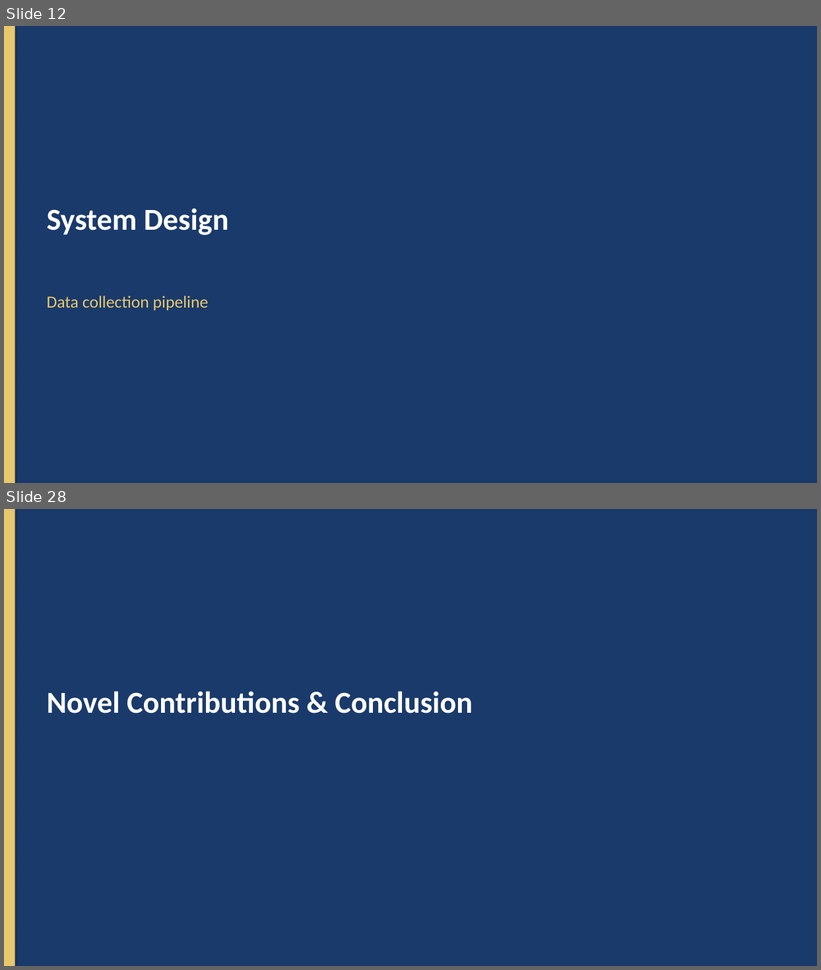
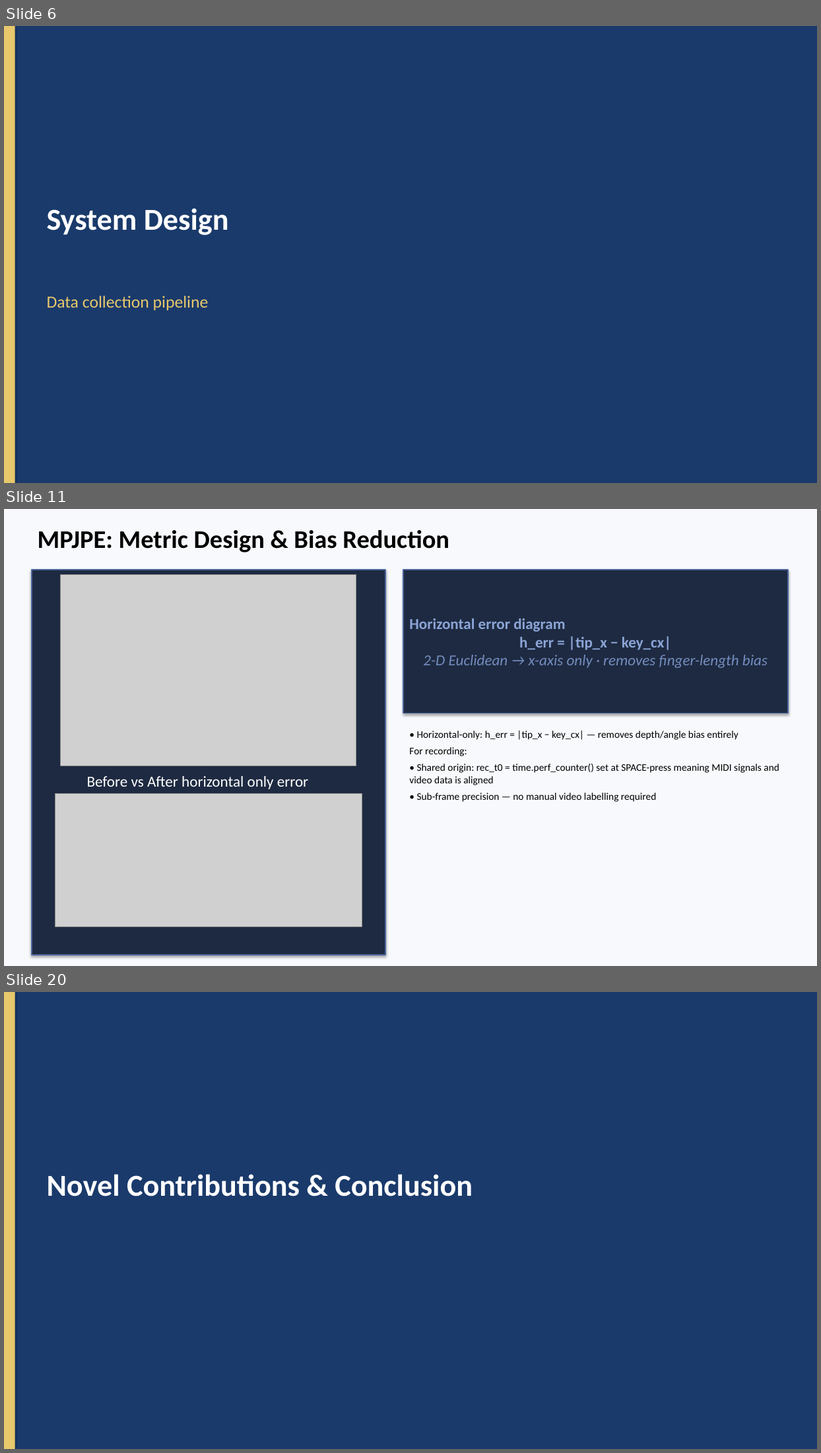
Before and after one commit to AayamRegmi/Comparative-Evaluation-of-Vision-Based-Finger-Tracking-for-Piano-Interaction, a slide deck: Documentation/Piano_Finger_Tracking_Presentation.pptx. Shown one above the other, each under a label of ours: slides 12 and 28 before the commit, slides 6, 11 and 20 after it; the slides between them are not shown. The pictures are 821x970 and 821x1453 pixels, drawn with LibreOffice and Linux fonts; fonts in the diff are those of the drawing; grey boxes stand for pictures. Boxes give left, top, right and bottom in pixels: in the first picture for what was removed or moved away, otherwise in the second. Text is boxed around its words. In the diff, an @@ line names an element or a change of style, - is before the commit and + after.

Commit message:
Update documentation: replace MJMPE with MPJPE in report figures and redesign presentation
- Replace all section-8 chart screenshots in Word report with regenerated MPJPE-labelled plots
- Add MediaPipe-only per-finger MPJPE chart (Fig 8.2.3.b) replacing the combined view
- Redesign PowerPoint to use image placeholders and reduced text across all slides

```diff
--- a/Documentation/Piano_Finger_Tracking_Presentation.pptx
+++ b/Documentation/Piano_Finger_Tracking_Presentation.pptx
@@ slide 11 added at bbox=[4, 509, 817, 966], background #F7F9FC @@
@@ text added at bbox=[38, 530, 450, 553], 30 pt, text #000000, bold @@
+MPJPE: Metric Design & Bias Reduction
@@ rectangle added at bbox=[32, 570, 385, 956], fill #1E2A41, outline #4B649B 1.5 pt @@
@@ picture added at bbox=[61, 574, 356, 766] @@
@@ rectangle added at bbox=[403, 570, 788, 714], fill #1E2A41, outline #4B649B 1.5 pt, 18 pt, text #738CBE, italic @@
+Horizontal error diagram
+h_err = |tip_x − key_cx|
+2-D Euclidean → x-axis only · removes finger-length bias
@@ text added at bbox=[409, 731, 780, 802], 12 pt, text #000000 @@
+• Horizontal-only: h_err = |tip_x − key_cx| — removes depth/angle bias entirely
+For recording:
+• Shared origin: rec_t0 = time.perf_counter() set at SPACE-press meaning MIDI signals and video data is aligned
+• Sub-frame precision — no manual video labelling required
@@ text added at bbox=[87, 776, 308, 789], 18 pt, text #FFFFFF @@
+Before vs After horizontal only error
@@ picture added at bbox=[55, 794, 362, 927] @@
@@ what was slide 12 is now slide 6 @@
@@ what was slide 28 is now slide 20 @@
```
Also in this commit, not shown: 14 slides changed, 3 other slides added, 12 slides removed, 1 other file.
